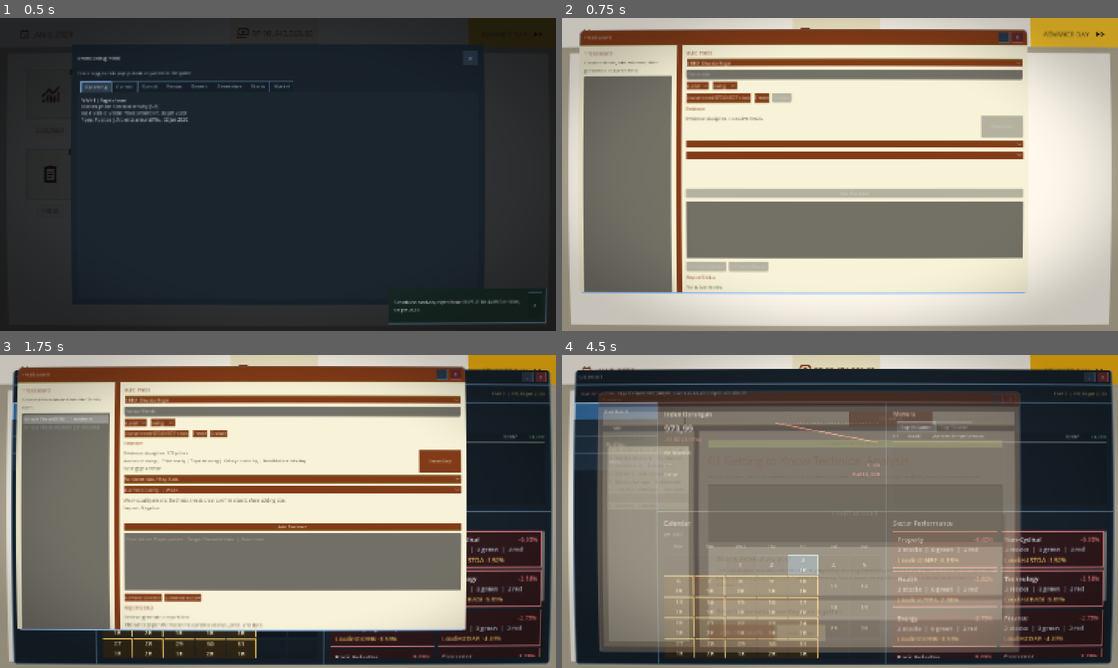
Above: before the commit, frames 1-4 (two rows, left to right).
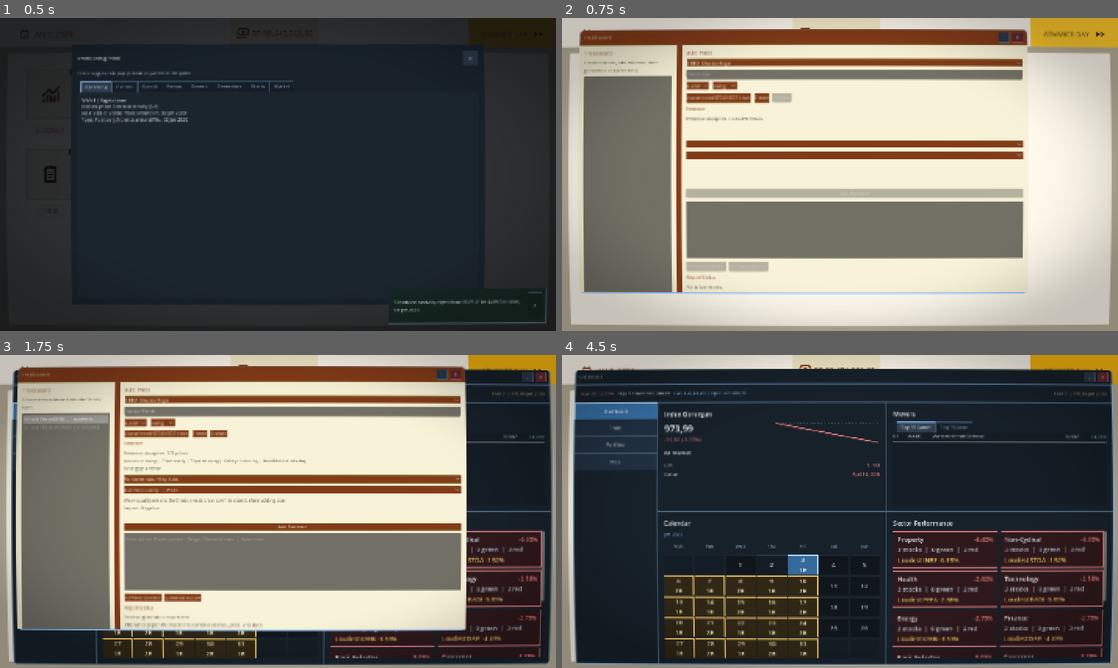
Above: after the commit, the same moments.

Repository: alifhunter/godot-game-1
Game: Godot game, scene res://scenes/tests/SmokeTest.tscn
Same seed, same stepped clock (60 frames per second), same inputs: the game is played once before the commit and once after it. This scene is started directly instead of the project's main scene.
Inputs (mouse positions are in pixels of both pictures, inside the frame that each line leads up to):
- Up to frame 1 (0.5 s): no input
- Up to frame 2 (0.75 s): click "ADVANCE DAY" at 0.5 s
- Up to frame 3 (1.75 s): click (294, 411) at 1.27 s; type "Alex" at 1.35 s
- Up to frame 4 (4.5 s): click (612, 430) at 2 s; click "1" at 2.75 s; click "1" at 3.5 s; click (840, 430) at 4.25 s

Frame 1 is identical in both runs. In frame 2, 0.5% of the frame differs, in the area x 75-83%, y 31-39%; in frame 3, 0.6%; in frame 4, 64%, in the area x 2-100%, y 9-100%.

Commit message:
Remove Thesis Focus Gap shortcut

Diff:
--- a/scripts/tests/SmokeTest.gd
+++ b/scripts/tests/SmokeTest.gd
@@ -4093,7 +4093,6 @@
 	var thesis_evidence_option: OptionButton = game_root.find_child("ThesisEvidenceOption", true, false) as OptionButton
 	var thesis_evidence_list: ItemList = game_root.find_child("ThesisEvidenceList", true, false) as ItemList
 	var thesis_evidence_discipline_label: Label = game_root.find_child("ThesisEvidenceDisciplineLabel", true, false) as Label
-	var thesis_focus_gap_button: Button = game_root.find_child("ThesisFocusGapButton", true, false) as Button
 	var thesis_generate_report_button: Button = game_root.find_child("ThesisGenerateReportButton", true, false) as Button
 	var thesis_view_paper_button: Button = game_root.find_child("ThesisViewPaperButton", true, false) as Button
 	var thesis_report_panel: Control = game_root.find_child("ThesisReportPanel", true, false) as Control
@@ -4118,7 +4117,6 @@
 		thesis_evidence_option == null or
 		thesis_evidence_list == null or
 		thesis_evidence_discipline_label == null or
-		thesis_focus_gap_button == null or
 		thesis_generate_report_button == null or
 		thesis_view_paper_button == null or
 		thesis_report_panel != null or
@@ -4222,13 +4220,8 @@
 		return "Smoke test expected the Thesis Board evidence picker to render categories and options after creating a thesis."
 	if thesis_evidence_discipline_label.text.find("Evidence discipline") == -1 or thesis_evidence_discipline_label.text.find("Price ready") == -1:
 		return "Smoke test expected the Thesis Board evidence discipline strip to summarize selected evidence pillars."
-	if thesis_focus_gap_button.disabled:
-		return "Smoke test expected the Thesis Board Focus Gap button to enable while core evidence pillars are missing."
-	thesis_focus_gap_button.emit_signal("pressed")
-	await get_tree().process_frame
-	var focused_gap_category: Dictionary = thesis_evidence_category_option.get_item_metadata(max(thesis_evidence_category_option.selected, 0))
-	if str(focused_gap_category.get("id", "")) != "fundamentals":
-		return "Smoke test expected Focus Gap to jump to the missing fundamentals anchor first."
+	if game_root.find_child("ThesisFocusGapButton", true, false) != null:
+		return "Smoke test expected the Thesis Board evidence discipline strip to stay passive without a Focus Gap shortcut."
 
 	var evidence_snapshot: Dictionary = GameManager.get_thesis_evidence_options(thesis_company_id)
 	var required_evidence_categories := ["fundamentals", "price_action", "broker_flow", "sector_macro", "news", "risk_invalidation"]
--- a/scripts/ui/widgets/ThesisBoardWidget.gd
+++ b/scripts/ui/widgets/ThesisBoardWidget.gd
@@ -41,7 +41,6 @@
 var evidence_option: OptionButton = null
 var evidence_detail_label: Label = null
 var evidence_discipline_label: Label = null
-var focus_gap_button: Button = null
 var add_evidence_button: Button = null
 var selected_evidence_list: ItemList = null
 var remove_evidence_button: Button = null
@@ -193,23 +192,13 @@
 	create_row.add_child(update_button)
 
 	center_vbox.add_child(_make_title("Evidence"))
-	var discipline_row := HBoxContainer.new()
-	discipline_row.name = "ThesisEvidenceDisciplineRow"
-	discipline_row.add_theme_constant_override("separation", 8)
-	center_vbox.add_child(discipline_row)
 	evidence_discipline_label = Label.new()
 	evidence_discipline_label.name = "ThesisEvidenceDisciplineLabel"
 	evidence_discipline_label.autowrap_mode = TextServer.AUTOWRAP_WORD_SMART
 	evidence_discipline_label.custom_minimum_size = Vector2(0, 58)
 	evidence_discipline_label.size_flags_horizontal = Control.SIZE_EXPAND_FILL
 	_style_label(evidence_discipline_label, COLOR_MUTED, 12)
-	discipline_row.add_child(evidence_discipline_label)
-	focus_gap_button = Button.new()
-	focus_gap_button.name = "ThesisFocusGapButton"
-	focus_gap_button.text = "Focus Gap"
-	focus_gap_button.custom_minimum_size = Vector2(110, 34)
-	focus_gap_button.pressed.connect(_on_focus_gap_pressed)
-	discipline_row.add_child(focus_gap_button)
+	center_vbox.add_child(evidence_discipline_label)
 
 	evidence_category_option = OptionButton.new()
 	evidence_category_option.name = "ThesisEvidenceCategoryOption"
@@ -486,8 +475,6 @@
 	view_paper_button.disabled = not has_report or report_generation_running
 	refresh_review_button.disabled = not has_report or report_generation_running
 	close_thesis_button.disabled = not has_thesis or report_generation_running
-	if focus_gap_button != null:
-		focus_gap_button.disabled = not has_thesis or report_generation_running
 	if report_refresh_review_button != null:
 		report_refresh_review_button.disabled = not has_report or report_generation_running
 	if report_regenerate_button != null:
@@ -581,8 +568,6 @@
 		return
 	if thesis.is_empty():
 		evidence_discipline_label.text = "Evidence discipline: no active thesis."
-		if focus_gap_button != null:
-			focus_gap_button.disabled = true
 		return
 
 	var rows: Array = _evidence_discipline_rows(thesis)
@@ -605,9 +590,6 @@
 		" | ".join(row_labels),
 		next_line
 	]
-	if focus_gap_button != null:
-		focus_gap_button.disabled = report_generation_running or next_gap.is_empty()
-		focus_gap_button.tooltip_text = "Core evidence pillars are covered." if next_gap.is_empty() else "Jump to the next missing evidence pillar."
 
 
 func _refresh_report(thesis: Dictionary) -> void:
@@ -808,20 +790,6 @@
 	_refresh_evidence_detail()
 
 
-func _on_focus_gap_pressed() -> void:
-	var thesis: Dictionary = _selected_thesis()
-	if thesis.is_empty():
-		return
-	var gap: Dictionary = _next_evidence_gap(thesis)
-	if gap.is_empty():
-		_set_status("Core evidence pillars are already covered.")
-		return
-	var category_id: String = str(gap.get("focus_category", ""))
-	if _select_evidence_category(category_id):
-		_refresh_evidence_option_picker()
-		_set_status("Focused %s evidence gap." % str(gap.get("label", "next")))
-
-
 func _on_add_evidence_pressed() -> void:
 	if selected_thesis_id.is_empty():
 		return
@@ -920,17 +888,6 @@
 		if str(option.get_item_metadata(index)) == option_id:
 			option.select(index)
 			return
-
-
-func _select_evidence_category(category_id: String) -> bool:
-	if category_id.is_empty() or evidence_category_option == null:
-		return false
-	for index in range(evidence_category_option.item_count):
-		var category: Dictionary = evidence_category_option.get_item_metadata(index)
-		if str(category.get("id", "")) == category_id:
-			evidence_category_option.select(index)
-			return true
-	return false
 
 
 func _evidence_discipline_rows(thesis: Dictionary) -> Array:
Not shown, changed: PROJECT_HANDOFF.md
